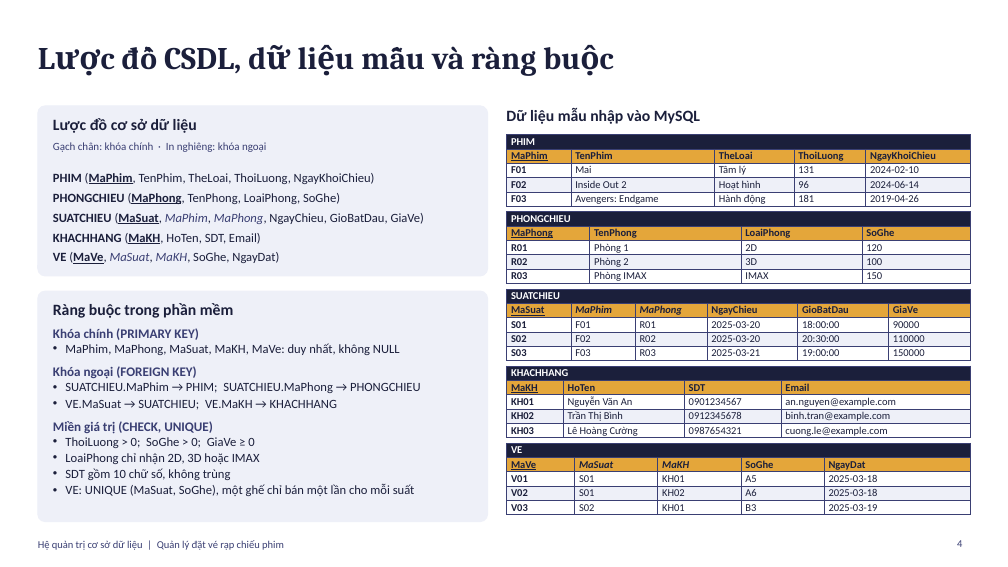
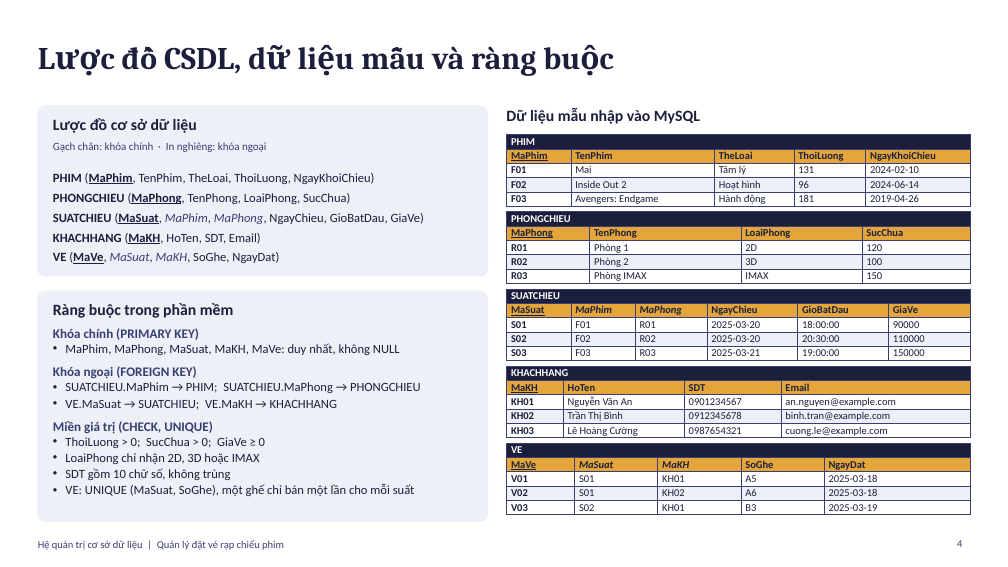
Before and after one commit to PhucHoang3010/Vietnamese-News-Classification, a slide deck: slide 4 of hqtcsdl-giuaky/quan_ly_rap_phim.pptx. Drawn at 1008x567 pixels with LibreOffice and Linux fonts; fonts in the diff are those of the drawing. Boxes give left, top, right and bottom in pixels: in the first picture for what was removed or moved away, otherwise in the second. Text is boxed around its words. In the diff, an @@ line names an element or a change of style, - is before the commit and + after.

```diff
--- a/hqtcsdl-giuaky/quan_ly_rap_phim.pptx
+++ b/hqtcsdl-giuaky/quan_ly_rap_phim.pptx
@@ text at [53, 193, 350, 204]: text changed @@
-PHONGCHIEU (MaPhong, TenPhong, LoaiPhong, SoGhe)
+PHONGCHIEU (MaPhong, TenPhong, LoaiPhong, SucChua)
@@ table at [507, 212, 970, 287] @@
-row 2, column 4: SoGhe
+row 2, column 4: SucChua
@@ text at [65, 437, 265, 448]: text changed @@
-• ThoiLuong > 0; SoGhe > 0; GiaVe ≥ 0
+• ThoiLuong > 0; SucChua > 0; GiaVe ≥ 0
```
Also in this commit, not shown: 1 other slide changed, 1 other file.
